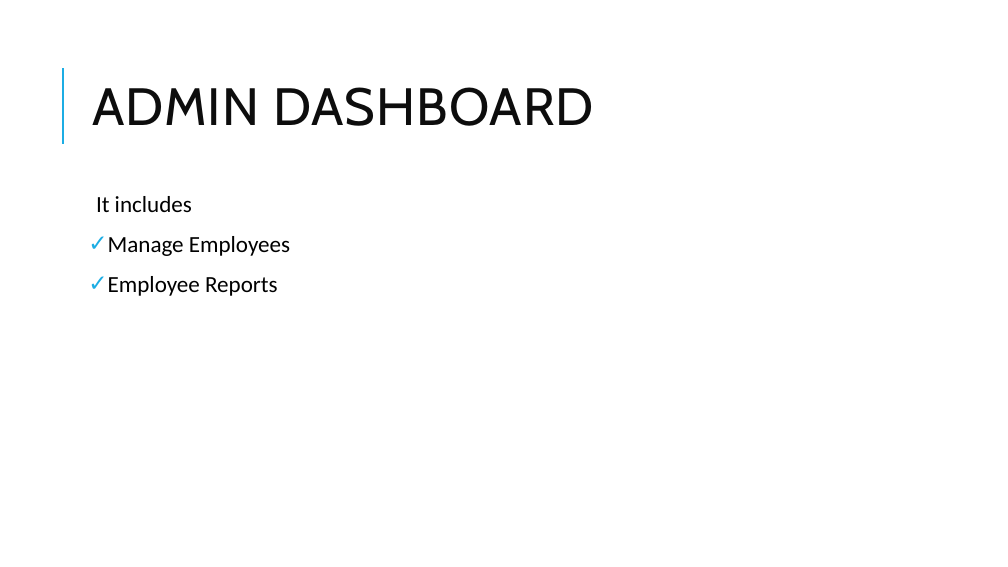
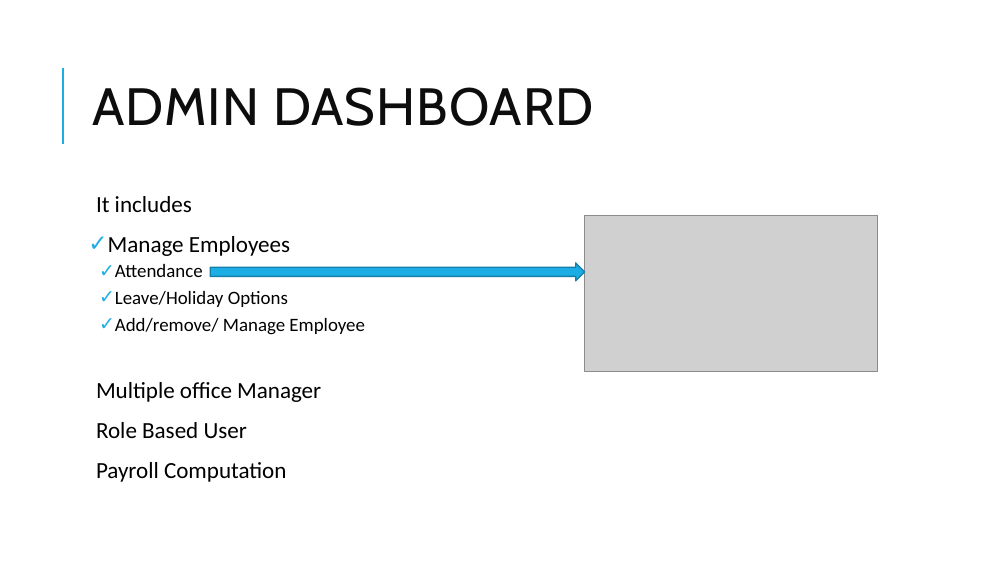
Before and after one commit to 140053/payroll-system, a slide deck: slide 3 of DATABASE FILE/Payroll System Concept.pptx. Drawn at 1008x567 pixels with LibreOffice and Linux fonts; fonts in the diff are those of the drawing; grey boxes stand for pictures. Boxes give left, top, right and bottom in pixels: in the first picture for what was removed or moved away, otherwise in the second. Text is boxed around its words. In the diff, an @@ line names an element or a change of style, - is before the commit and + after.

```diff
--- a/DATABASE FILE/Payroll System Concept.pptx
+++ b/DATABASE FILE/Payroll System Concept.pptx
@@ picture added at (x1=585, y1=216, x2=877, y2=371) @@
@@ text at (x1=96, y1=264, x2=365, y2=482): text changed; size 22 to 18 pt @@
-✓ Employee Reports
+  ✓ Attendance
+  ✓ Leave/Holiday Options
+  ✓ Add/remove/ Manage Employee
+  Multiple office Manager
+  Role Based User
+  Payroll Computation
@@ right arrow added at (x1=210, y1=263, x2=585, y2=281), fill #1CADE4, outline #1580A9 1.25 pt @@
```
Also in this commit, not shown: 1 other slide changed, 1 slide added, 20 other files.
